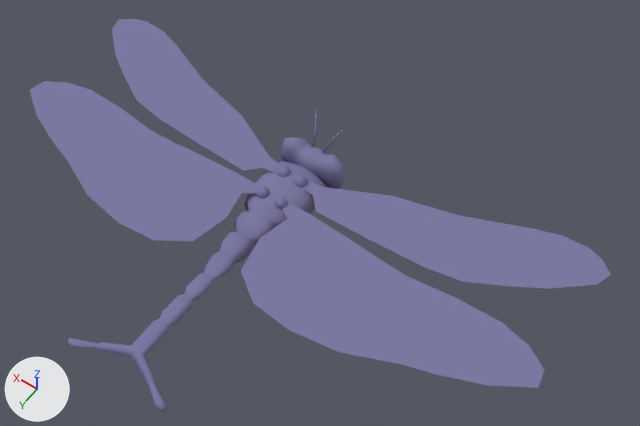
The Blender file DragonFly.blend: old version first, new version second.
Camera for both pictures: a camera (50 mm lens) standing at (-1.039, 1.29, 2.021) and looking at (-0.155, 0.051, 0.075). Arrows for +X, +Y and +Z are at lower left; the lights stay in place.
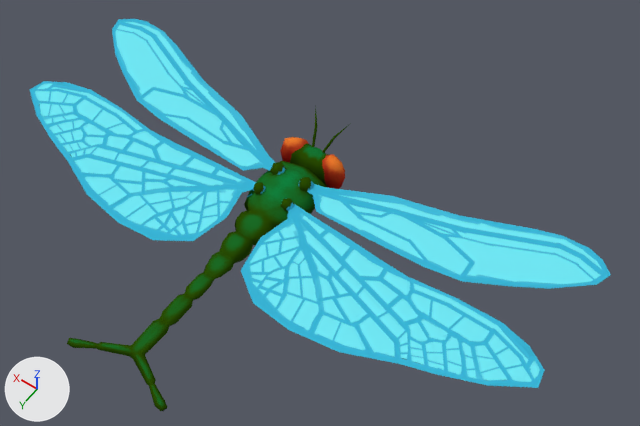
Where the change shows, as pixel boxes (x1, y1, x2, y2) in the pictures (640 x 426 px; the box of a moved part takes in the faces that stretch with it):
part 1 of me_cube, moved or reshaped
    both: (242, 157, 325, 222)
part 2 of me_cube, recoloured (blue to cyan)
    both: (29, 19, 611, 411)

The change, as a diff of the scene's bpy script:
```diff
--- a/DragonFly.blend.py
+++ b/DragonFly.blend.py
@@ img_layer_003 @@
+img_layer_003 = load_image('Layer.003', '_unpacked/Layer.003', 2048, 2048, 'sRGB')
@@ img_wingbase @@
+img_wingbase = load_image('WingBase', '_unpacked/WingBase', 2048, 2048, 'sRGB')
@@ img_layer_006 @@
+img_layer_006 = load_image('Layer.006', '_unpacked/Layer.006', 2048, 2048, 'sRGB')
@@ img_layer_004 @@
+img_layer_004 = load_image('Layer.004', '_unpacked/Layer.004', 2048, 2048, 'sRGB')
@@ ng_material_002_paintlayer @@
+ng_material_002_paintlayer = bpy.data.node_groups.new('Material.002_PaintLayer', 'ShaderNodeTree')
+# colours: white #e7e7e7
+# uses the picture img_layer_003
+# uses the picture img_layer_004
+# uses the picture img_layer_006
+# uses the picture img_wingbase
@@ ng_bpaintercombinealpha @@
+ng_bpaintercombinealpha = bpy.data.node_groups.new('BPainterCombineAlpha', 'ShaderNodeTree')
+# nodes: Math
@@ mat_material_002 @@
+mat_material_002 = bpy.data.materials.new('Material.002')
+mat_material_002.use_nodes = True; mat_material_002.node_tree.nodes.clear()
+_N = mat_material_002.node_tree.nodes; _L = mat_material_002.node_tree.links
+n0 = _N.new('ShaderNodeOutputMaterial'); n0.name = 'Material Output'
+n1 = _N.new('ShaderNodeBsdfDiffuse'); n1.name = 'Diffuse BSDF'
+n2 = _N.new('ShaderNodeGroup'); n2.name = 'Diffuse Channel'
+n2.node_tree = ng_material_002_paintlayer
+n2.inputs[0].default_value = (0.8, 0.8, 0.8, 1.0)  # 'Background Color', white #e7e7e7
+_L.new(n2.outputs[0], n1.inputs[0])  # 'Color' to 'Color'
+_L.new(n1.outputs[0], n0.inputs[0])  # 'BSDF' to 'Surface'
@@ me_cube @@
 # used by ob_cube; location = (0.0, 0.0, 0.0); rotation_euler = (1.571, 0.0, 0.0), in degrees (90, 0, 0)
-me_cube.from_pydata(...)  # 433 vertices, 377 faces; spans x 0.0..0.898, y -0.064..0.14, z -0.735..0.294
+me_cube.from_pydata(...)  # 433 vertices, 376 faces; spans x 0.0..0.898, y -0.064..0.14, z -0.735..0.294
+# me_cube part 1
+# 25 vertices in x 0.012..0.053, y 0.027..0.073, z 0.002..0.048 move by (0.02, 0.0, 0.0)
+# 10 vertices in x 0.018..0.047, y 0.039..0.06, z -0.084..-0.059 move by (0.018, 0.0, 0.005)
+# 7 vertices in x 0.013..0.051, y 0.031..0.069, z -0.07..-0.051 move by (0.019, 0.0, 0.006)
+# 6 vertices in x 0.018..0.047, y 0.035..0.064, z -0.07..-0.056 move by (0.018, 0.0, 0.006)
+# 5 vertices in x 0.058..0.072, y 0.04..0.042, z -0.081..0.062 move by (0.0, -0.002, 0.0)
+# 3 vertices in x 0.032, y 0.035..0.064, z -0.089..-0.084 move by (0.019, 0.0, 0.005)
+# 1 vertex moves from x 0.006, y 0.05, z 0.025 to x 0.027, y 0.05, z 0.025
+# me_cube part 2: 376 faces spanning x 0.0..0.898, y -0.064..0.14, z -0.735..0.294 switch from mat_normaledit to mat_material_002
```
